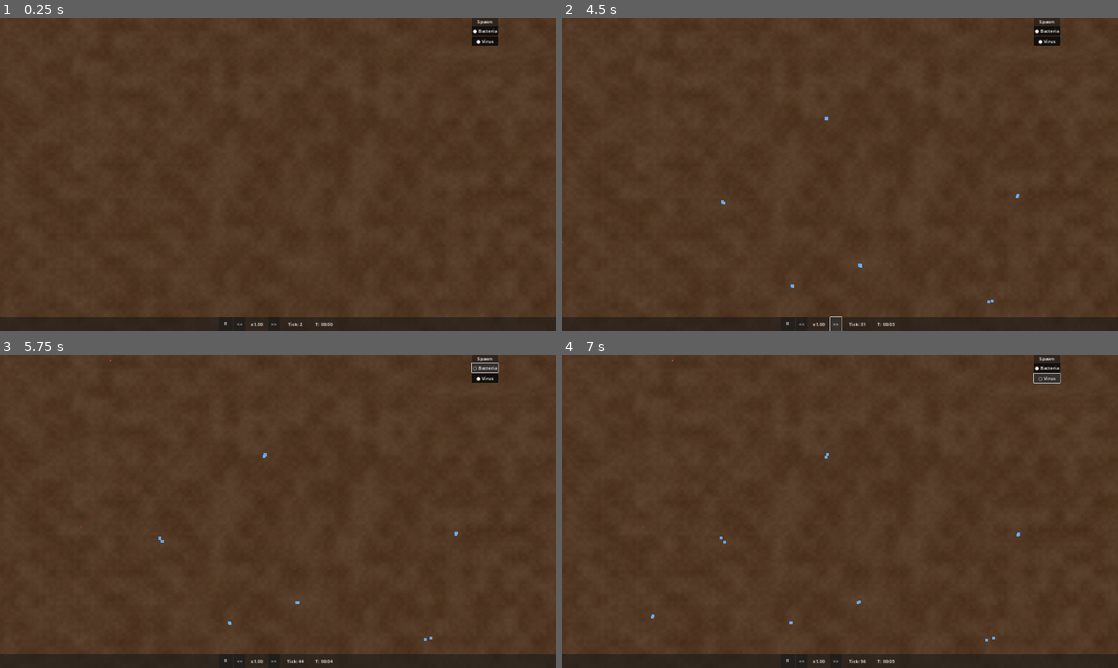
Above: before the commit, frames 1-4 (two rows, left to right).
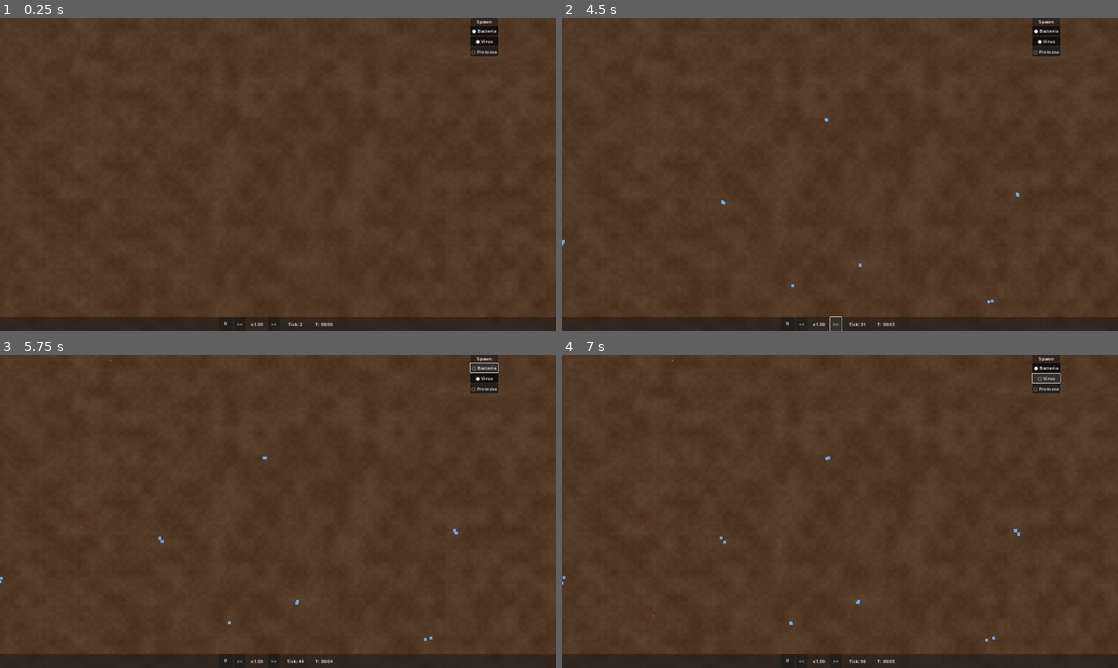
Above: after the commit, the same moments.

Repository: trinityUwU/Primordia
Game: Godot game, scene res://scenes/World.tscn
The game is run twice, just before and just after one commit, with the same random seed, the same clock (stepped at 60 frames per second) and the same inputs.
Inputs (mouse positions are in pixels of both pictures, inside the frame that each line leads up to):
- Up to frame 1 (0.25 s): no input
- Up to frame 2 (4.5 s): click (1045, 52) at 0.5 s, where only the run after the commit has a clickable "○ Protozoa"; click (1045, 52) at 1.25 s, where only the run after the commit has a clickable "● Protozoa"; click "⏸" at 2 s; click "▶" at 2.75 s; click "<<" at 3.5 s; click ">>" at 4.25 s
- Up to frame 3 (5.75 s): click "● Bacteria" at 5 s
- Up to frame 4 (7 s): click "○ Bacteria" at 5.75 s; click "● Virus" at 6.5 s

The runs differ from the first frame. In frame 1, 0.3% of the frame differs, in the area x 84-90%, y 0-13%; in frame 2, 0.3%; in frame 3, 0.3%, in the area x 0-90%, y 0-87%; in frame 4, 0.3%.

Commit message:
feat: protozoa — TYPE_PROTOZOA + FSM AgentBrain (idle/seek/hunt/reproduce)
AgentPool: brain_state/target_i/sense_radius arrays, spawn_protozoa(),
FSM inline — hunts bacteria via spatial hash, eats on contact (12px),
reproduces at energy threshold. Sense radius 120px.
Shader: protozoa = violet (CUSTOM 5.0). SimRenderer: TYPE_PROTOZOA handled.
SpawnPanel: Protozoa toggle (default OFF). DebugOverlay: Protozoa count.

Co-Authored-By: Claude Sonnet 4.6 <noreply@anthropic.com>

Diff:
--- a/scenes/ui/SpawnControlPanel.tscn
+++ b/scenes/ui/SpawnControlPanel.tscn
@@ -36,3 +36,9 @@
 text = "● Virus"
 toggle_mode = true
 button_pressed = true
+
+[node name="BtnProtozoa" type="Button" parent="Panel/VBox"]
+layout_mode = 2
+text = "○ Protozoa"
+toggle_mode = true
+button_pressed = false
--- a/scripts/managers/AgentPool.gd
+++ b/scripts/managers/AgentPool.gd
@@ -3,6 +3,14 @@
 const MAX_AGENTS: int = 3000
 const TYPE_BACTERIUM: int = 0
 const TYPE_VIRUS: int = 1
+const TYPE_PROTOZOA: int = 2
+
+# FSM states
+const STATE_IDLE: int = 0
+const STATE_SEEK: int = 1
+const STATE_HUNT: int = 2
+const STATE_REPRODUCE: int = 3
+
 const FLAG_ALIVE: int = 1
 const FLAG_GRAM_POS: int = 2
 const FLAG_SPORE: int = 4
@@ -38,6 +46,9 @@
 var dead_timer: PackedInt32Array
 var run_timer: PackedInt32Array
 var spore_timer: PackedInt32Array
+var brain_state: PackedInt32Array
+var target_i: PackedInt32Array    # index of target agent (-1 = none)
+var sense_radius: PackedFloat32Array
 
 
 func _ready() -> void:
@@ -65,6 +76,9 @@
 	dead_timer.resize(n);     dead_timer.fill(0)
 	run_timer.resize(n);      run_timer.fill(0)
 	spore_timer.resize(n);    spore_timer.fill(0)
+	brain_state.resize(n);    brain_state.fill(0)
+	target_i.resize(n);       target_i.fill(-1)
+	sense_radius.resize(n);   sense_radius.fill(0.0)
 
 
 func _find_free_slot() -> int:
@@ -140,6 +154,39 @@
 	return i
 
 
+func spawn_protozoa(px: float, py: float) -> int:
+	var i: int = _find_free_slot()
+	if i < 0:
+		return -1
+	var angle: float = randf() * TAU
+	pos_x[i]             = px
+	pos_y[i]             = py
+	dir_x[i]             = cos(angle)
+	dir_y[i]             = sin(angle)
+	energy[i]            = 1.5
+	speed[i]             = 50.0
+	size_arr[i]          = 2.5
+	metabolism[i]        = 0.01
+	division_threshold[i]= 3.0
+	mutation_rate[i]     = 0.01
+	resistance[i]        = 0.8
+	virulence[i]         = 0.9
+	age[i]               = 0
+	max_age[i]           = 5000
+	agent_type[i]        = TYPE_PROTOZOA
+	flags[i]             = FLAG_ALIVE
+	dead_timer[i]        = 0
+	run_timer[i]         = 0
+	spore_timer[i]       = 0
+	brain_state[i]       = STATE_IDLE
+	target_i[i]          = -1
+	sense_radius[i]      = 120.0
+	if i == count:
+		count += 1
+	_alive_count += 1
+	return i
+
+
 func kill(i: int) -> void:
 	if flags[i] & FLAG_ALIVE == 0:
 		return
@@ -214,6 +261,8 @@
 		if f & FLAG_ALIVE:
 			if agent_type[i] == TYPE_BACTERIUM:
 				_tick_bacterium(i)
+			elif agent_type[i] == TYPE_PROTOZOA:
+				_tick_protozoa(i)
 			else:
 				_tick_virus(i)
 		i += TICK_STRIDE
@@ -375,6 +424,132 @@
 				kill(j)
 			elif randf() < 0.1 * eff:
 				kill(j)
+
+
+func _tick_protozoa(i: int) -> void:
+	age[i] += 1
+	if age[i] > max_age[i]:
+		kill(i)
+		return
+	energy[i] -= metabolism[i]
+	if energy[i] <= 0.0:
+		kill(i)
+		return
+	match brain_state[i]:
+		STATE_IDLE:
+			_protozoa_idle(i)
+		STATE_SEEK:
+			_protozoa_seek(i)
+		STATE_HUNT:
+			_protozoa_hunt(i)
+		STATE_REPRODUCE:
+			_protozoa_reproduce(i)
+
+
+func _protozoa_idle(i: int) -> void:
+	# Random walk, scan for prey
+	run_timer[i] -= 1
+	if run_timer[i] <= 0:
+		var angle: float = randf() * TAU
+		dir_x[i] = cos(angle)
+		dir_y[i] = sin(angle)
+		run_timer[i] = randi_range(20, 60)
+	pos_x[i] += dir_x[i] * (speed[i] * 0.3 / 60.0)
+	pos_y[i] += dir_y[i] * (speed[i] * 0.3 / 60.0)
+	# Scan for nearby bacteria
+	var prey: int = _find_prey(i)
+	if prey >= 0:
+		target_i[i] = prey
+		brain_state[i] = STATE_HUNT
+	elif energy[i] >= division_threshold[i]:
+		brain_state[i] = STATE_REPRODUCE
+
+
+func _protozoa_seek(i: int) -> void:
+	# Move toward last known prey direction
+	pos_x[i] += dir_x[i] * (speed[i] * 0.5 / 60.0)
+	pos_y[i] += dir_y[i] * (speed[i] * 0.5 / 60.0)
+	var prey: int = _find_prey(i)
+	if prey >= 0:
+		target_i[i] = prey
+		brain_state[i] = STATE_HUNT
+	else:
+		run_timer[i] -= 1
+		if run_timer[i] <= 0:
+			brain_state[i] = STATE_IDLE
+
+
+func _protozoa_hunt(i: int) -> void:
+	var ti: int = target_i[i]
+	# Validate target still alive
+	if ti < 0 or ti >= count or not is_alive(ti) or agent_type[ti] != TYPE_BACTERIUM:
+		target_i[i] = -1
+		brain_state[i] = STATE_IDLE
+		return
+	# Move toward target
+	var dx: float = pos_x[ti] - pos_x[i]
+	var dy: float = pos_y[ti] - pos_y[i]
+	var dist2: float = dx * dx + dy * dy
+	if dist2 > 0.01:
+		var inv: float = 1.0 / sqrt(dist2)
+		dir_x[i] = dx * inv
+		dir_y[i] = dy * inv
+	pos_x[i] += dir_x[i] * (speed[i] / 60.0)
+	pos_y[i] += dir_y[i] * (speed[i] / 60.0)
+	# Eat on contact (distance < 12px)
+	if dist2 < 144.0:
+		energy[i] = minf(energy[i] + energy[ti] * 0.7, 4.0)
+		kill(ti)
+		target_i[i] = -1
+		brain_state[i] = STATE_IDLE if energy[i] < division_threshold[i] else STATE_REPRODUCE
+	elif dist2 > sense_radius[i] * sense_radius[i] * 4.0:
+		# Lost target
+		target_i[i] = -1
+		brain_state[i] = STATE_SEEK
+		run_timer[i] = 40
+
+
+func _protozoa_reproduce(i: int) -> void:
+	if _alive_count >= MAX_AGENTS:
+		brain_state[i] = STATE_IDLE
+		return
+	var angle: float = randf() * TAU
+	var ci: int = spawn_protozoa(
+		pos_x[i] + cos(angle) * 10.0,
+		pos_y[i] + sin(angle) * 10.0
+	)
+	if ci >= 0:
+		energy[ci] = division_threshold[i] * 0.4
+		energy[i] -= division_threshold[i] * 0.5
+	brain_state[i] = STATE_IDLE
+
+
+func _find_prey(i: int) -> int:
+	var r: float = sense_radius[i]
+	var r2: float = r * r
+	var px: float = pos_x[i]
+	var py: float = pos_y[i]
+	var best: int = -1
+	var best_dist2: float = r2
+	# Use spatial hash for efficiency
+	var cell_radius: int = ceili(r / SPATIAL_CELL)
+	var cx: int = floori(px / SPATIAL_CELL)
+	var cy: int = floori(py / SPATIAL_CELL)
+	for dy in range(-cell_radius, cell_radius + 1):
+		for ddx in range(-cell_radius, cell_radius + 1):
+			var cell: Vector2i = Vector2i(cx + ddx, cy + dy)
+			if not _spatial.has(cell):
+				continue
+			for j in _spatial[cell]:
+				if agent_type[j] != TYPE_BACTERIUM or not is_alive(j):
+					continue
+				var ddx2: float = pos_x[j] - px
+				var ddy2: float = pos_y[j] - py
+				var d2: float = ddx2 * ddx2 + ddy2 * ddy2
+				if d2 < best_dist2:
+					best_dist2 = d2
+					best = j
+	return best
 
 
 func compact_dead() -> void:
@@ -417,6 +592,9 @@
 	tmp_i = dead_timer[a]; dead_timer[a] = dead_timer[b]; dead_timer[b] = tmp_i
 	tmp_i = run_timer[a]; run_timer[a] = run_timer[b]; run_timer[b] = tmp_i
 	tmp_i = spore_timer[a]; spore_timer[a] = spore_timer[b]; spore_timer[b] = tmp_i
+	tmp_i = brain_state[a]; brain_state[a] = brain_state[b]; brain_state[b] = tmp_i
+	tmp_i = target_i[a];    target_i[a]    = target_i[b];    target_i[b]    = tmp_i
+	tmp_f = sense_radius[a]; sense_radius[a] = sense_radius[b]; sense_radius[b] = tmp_f
 
 
 func _clear_slot(i: int) -> void:
@@ -427,3 +605,4 @@
 	mutation_rate[i] = 0.0; resistance[i] = 0.0; virulence[i] = 0.0
 	age[i] = 0; max_age[i] = 0; agent_type[i] = 0
 	flags[i] = 0; dead_timer[i] = 0; run_timer[i] = 0; spore_timer[i] = 0
+	brain_state[i] = 0; target_i[i] = -1; sense_radius[i] = 0.0
--- a/scripts/managers/ChunkSpawner.gd
+++ b/scripts/managers/ChunkSpawner.gd
@@ -12,6 +12,7 @@
 var _last_valid_camera_pos: Vector2 = Vector2.ZERO
 var spawn_bacteria_enabled: bool = true
 var spawn_virus_enabled: bool = true
+var spawn_protozoa_enabled: bool = false
 
 
 func _ready() -> void:
@@ -50,7 +51,9 @@
 			continue
 		var chunk_coord: Vector2i = WorldGrid.world_to_chunk(pos)
 		var biome: int = WorldGrid.get_chunk_biome(chunk_coord)
-		if spawn_bacteria_enabled and (not spawn_virus_enabled or randf() < 0.85):
+		if spawn_protozoa_enabled and randf() < 0.04:
+			AgentPool.spawn_protozoa(pos.x, pos.y)
+		elif spawn_bacteria_enabled and (not spawn_virus_enabled or randf() < 0.85):
 			AgentPool.spawn_bacterium(pos.x, pos.y, _genome_for_biome(biome))
 		elif spawn_virus_enabled:
 			AgentPool.spawn_virus(pos.x, pos.y)
--- a/scripts/rendering/SimRenderer.gd
+++ b/scripts/rendering/SimRenderer.gd
@@ -5,6 +5,7 @@
 const CUSTOM_SPORE: float = 2.0
 const CUSTOM_VIRUS: float = 3.0
 const CUSTOM_DEAD: float = 4.0
+const CUSTOM_PROTOZOA: float = 5.0
 const CLUSTER_CELL_PX: float = 24.0
 const CLUSTER_THRESHOLD: int = 3
 
@@ -176,7 +177,13 @@
 	var type_counts: Dictionary = data["type_counts"]
 	var parts: Array = []
 	for t in type_counts:
-		var name_str: String = "Bacterium" if t == AgentPool.TYPE_BACTERIUM else "Virus"
+		var name_str: String
+		if t == AgentPool.TYPE_BACTERIUM:
+			name_str = "Bacterium"
+		elif t == AgentPool.TYPE_VIRUS:
+			name_str = "Virus"
+		else:
+			name_str = "Protozoa"
 		parts.append("%s x%d" % [name_str, type_counts[t]])
 	_tooltip.text = " | ".join(parts)
 	_tooltip.position = mouse_pos + Vector2(10.0, -20.0)
@@ -196,6 +203,8 @@
 		return Color(CUSTOM_DEAD, alpha, 0.0, 0.0)
 	if AgentPool.agent_type[i] == AgentPool.TYPE_VIRUS:
 		return Color(CUSTOM_VIRUS, 0.0, 0.0, 0.0)
+	if AgentPool.agent_type[i] == AgentPool.TYPE_PROTOZOA:
+		return Color(CUSTOM_PROTOZOA, 0.0, 0.0, 0.0)
 	if f & AgentPool.FLAG_SPORE:
 		return Color(CUSTOM_SPORE, 0.0, 0.0, 0.0)
 	if f & AgentPool.FLAG_GRAM_POS:
--- a/scripts/ui/DebugOverlay.gd
+++ b/scripts/ui/DebugOverlay.gd
@@ -36,11 +36,12 @@
 		if m != 0:
 			heatmap_str = "\nHeatmap: " + lbl[m]
 	_label.text = (
-		"FPS: %d\nTick rate: %.1f/s\nBacteria: %d\nVirus: %d\nTotal: %d\nZoom: %d\nGrid: %d,%d%s" % [
+		"FPS: %d\nTick rate: %.1f/s\nBacteria: %d\nVirus: %d\nProtozoa: %d\nTotal: %d\nZoom: %d\nGrid: %d,%d%s" % [
 			int(render_fps),
 			tick_rate_real,
 			counts.get(AgentPool.TYPE_BACTERIUM, 0),
 			counts.get(AgentPool.TYPE_VIRUS, 0),
+			counts.get(AgentPool.TYPE_PROTOZOA, 0),
 			AgentPool._alive_count,
 			_zoom_level,
 			mouse_grid.x,
--- a/scripts/ui/SpawnControlPanel.gd
+++ b/scripts/ui/SpawnControlPanel.gd
@@ -2,11 +2,13 @@
 
 @onready var _btn_bacteria: Button = $Panel/VBox/BtnBacteria
 @onready var _btn_virus: Button = $Panel/VBox/BtnVirus
+@onready var _btn_protozoa: Button = $Panel/VBox/BtnProtozoa
 
 
 func _ready() -> void:
 	_btn_bacteria.toggled.connect(_on_bacteria_toggled)
 	_btn_virus.toggled.connect(_on_virus_toggled)
+	_btn_protozoa.toggled.connect(_on_protozoa_toggled)
 
 
 func _on_bacteria_toggled(pressed: bool) -> void:
@@ -17,3 +19,8 @@
 func _on_virus_toggled(pressed: bool) -> void:
 	ChunkSpawner.spawn_virus_enabled = pressed
 	_btn_virus.text = ("● " if pressed else "○ ") + "Virus"
+
+
+func _on_protozoa_toggled(pressed: bool) -> void:
+	ChunkSpawner.spawn_protozoa_enabled = pressed
+	_btn_protozoa.text = ("● " if pressed else "○ ") + "Protozoa"
--- a/shaders/agent.gdshader
+++ b/shaders/agent.gdshader
@@ -18,8 +18,10 @@
 		color = vec4(0.55, 0.55, 0.55, 0.85);
 	} else if (v_type < 3.5) {
 		color = vec4(1.0, 0.25, 0.25, 0.65);
+	} else if (v_type < 4.5) {
+		color = vec4(0.4, 0.35, 0.3, v_alpha * 0.7); // dead
 	} else {
-		color = vec4(0.4, 0.35, 0.3, v_alpha * 0.7);
+		color = vec4(0.75, 0.2, 0.9, 0.95);    // protozoa — violet
 	}
 	COLOR = color;
 }
